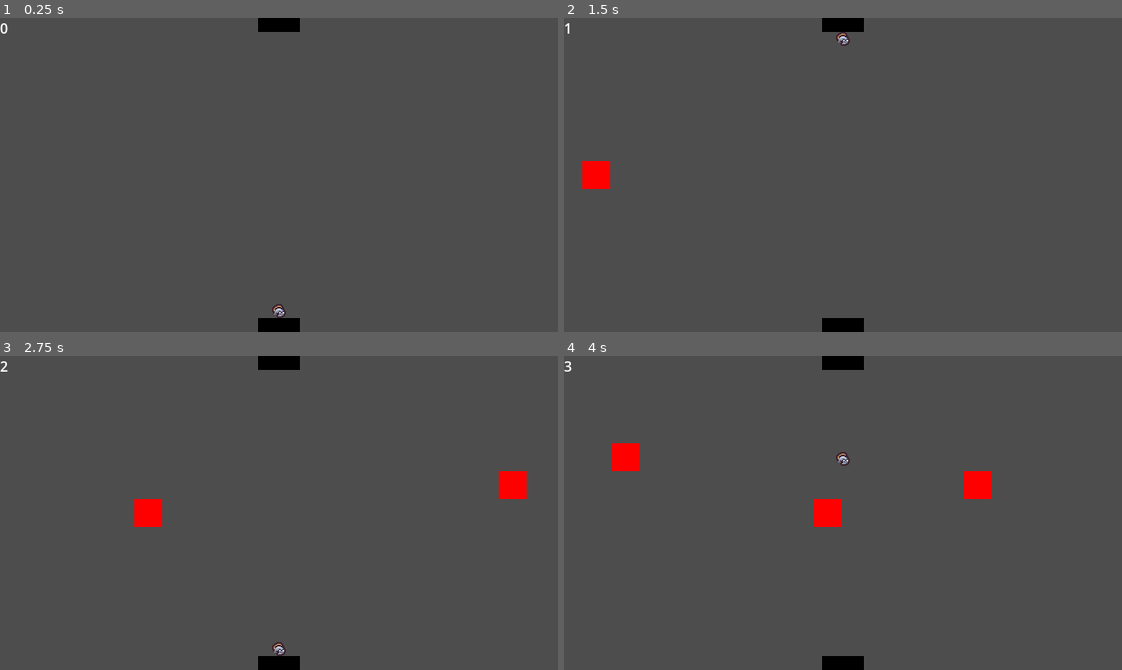
Above: before the commit, frames 1-4 (two rows, left to right).
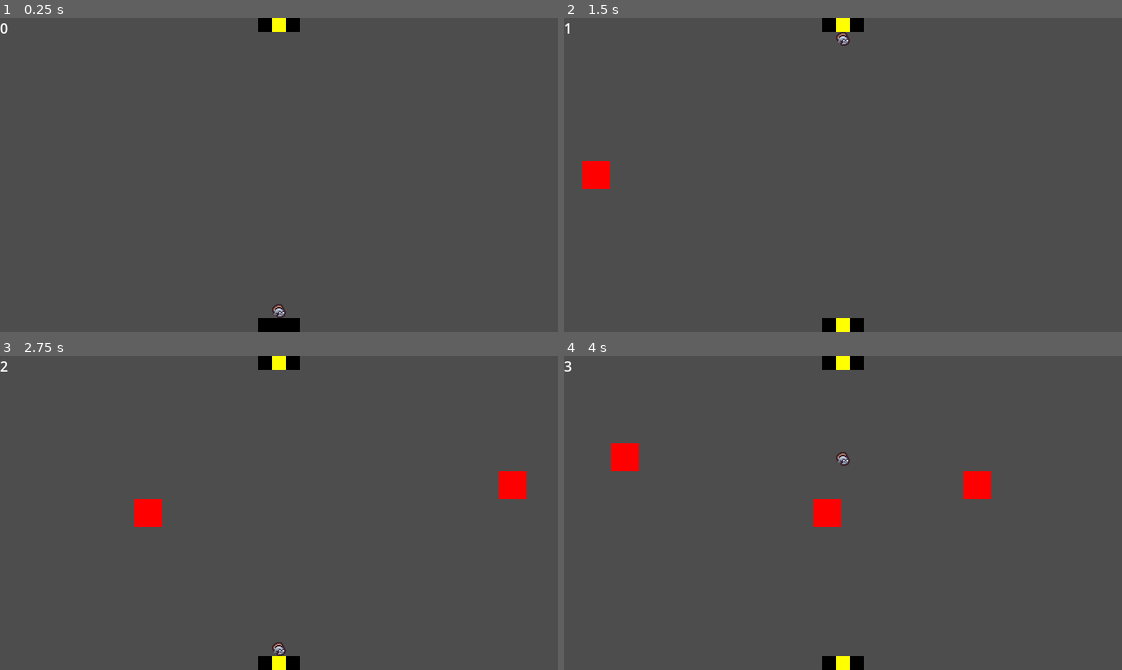
Above: after the commit, the same moments.

Repository: SpoopCats/FiniteStateMachine
Game: Godot game, scene res://scenes/main.tscn
Same seed, same stepped clock (60 frames per second), same inputs: the game is played once before the commit and once after it.
Inputs:
- Up to frame 1 (0.25 s): no input
- Up to frame 2 (1.5 s): tap Enter (ui_accept) at 0.5, 0.77 s
- Up to frame 3 (2.75 s): tap Enter (ui_accept) at 1.52 s
- Up to frame 4 (4 s): tap Enter (ui_accept) at 3.02, 3.77 s

The runs differ from the first frame. In frame 1, 0.1% of the frame differs, in the area x 48-52%, y 0-5%; in frame 2, 0.2%, in the area x 48-52%, y 0-100%; in frame 3, 0.2%; in frame 4, 0.2%.

Commit message:
Food spawns on pedestals now
Have working food spawning, but no queue_free() of food yet.

Diff:
--- a/scenes/game_objects/player/wait_btm.gd
+++ b/scenes/game_objects/player/wait_btm.gd
@@ -6,7 +6,7 @@
 	# emit signal to instantiate food on top pedestal
 	GameEvents.emit_spawn_food_top()
 	print("State = WaitBtm")
-	pass
+
 
 
 func Update(delta: float):
--- a/scenes/managers/food_manager.gd
+++ b/scenes/managers/food_manager.gd
@@ -4,6 +4,9 @@
 @export var food_scene: PackedScene
 # references the Main node
 @onready var game: Node2D = $".."
+
+var top_food_pos = Vector2(320, 8)
+var btm_food_pos = Vector2(320, 352)
 
 
 func _ready() -> void:
@@ -12,8 +15,17 @@
 
 
 func _on_spawn_food_top():
+	var food_to_spawn = food_scene.instantiate()
+	food_to_spawn.position = top_food_pos
+	# must use call deferred here or the food won't spawn right as game loads
+	game.add_child.call_deferred(food_to_spawn)
+
 	print("spawning food on top!")
 
 
 func _on_spawn_foot_btm():
+	var food_to_spawn = food_scene.instantiate()
+	food_to_spawn.position = btm_food_pos
+	# don't have to use call_deffered here, just did it to see if it still works
+	game.add_child.call_deferred(food_to_spawn)
 	print("spawning food on btm!")
Not shown: 1 places in scenes/main.tscn that only renumber resources
